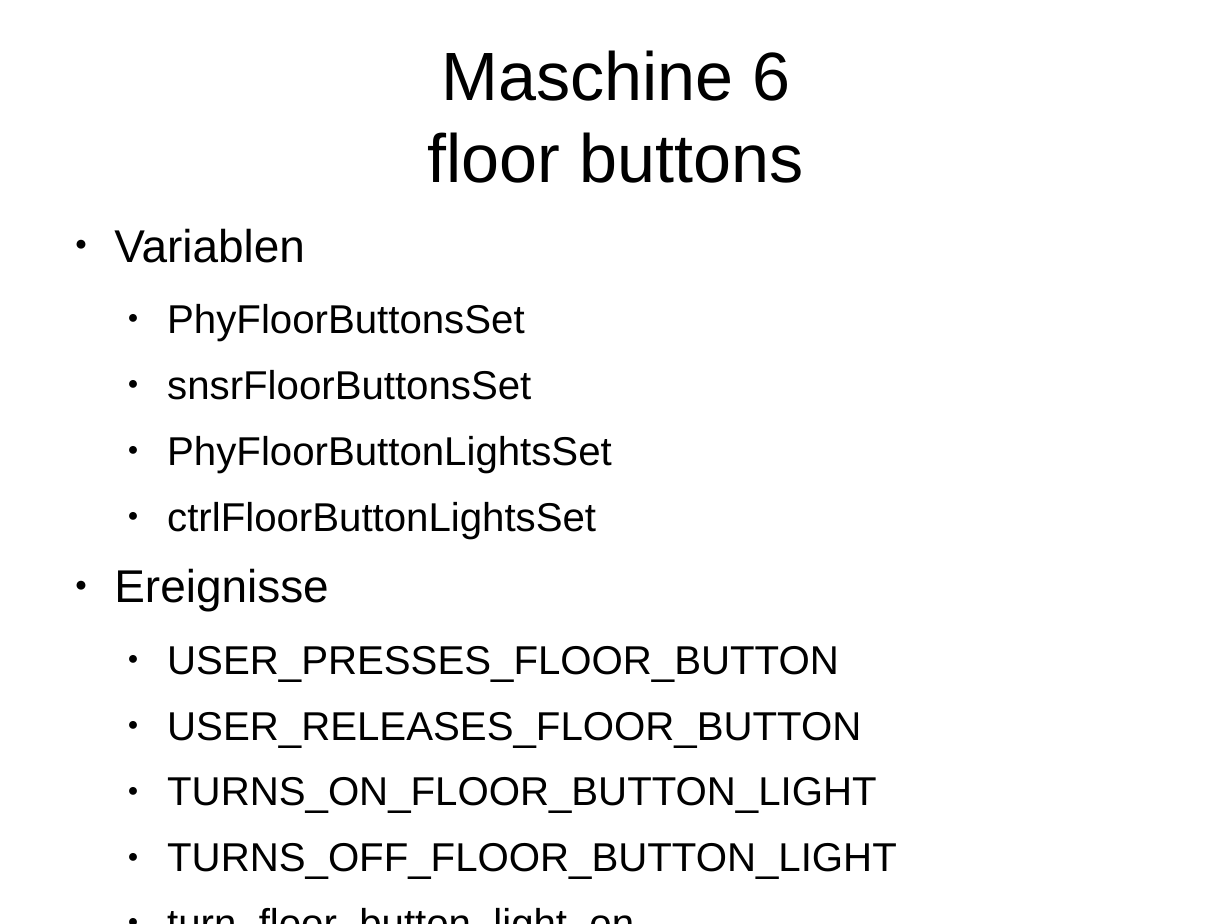
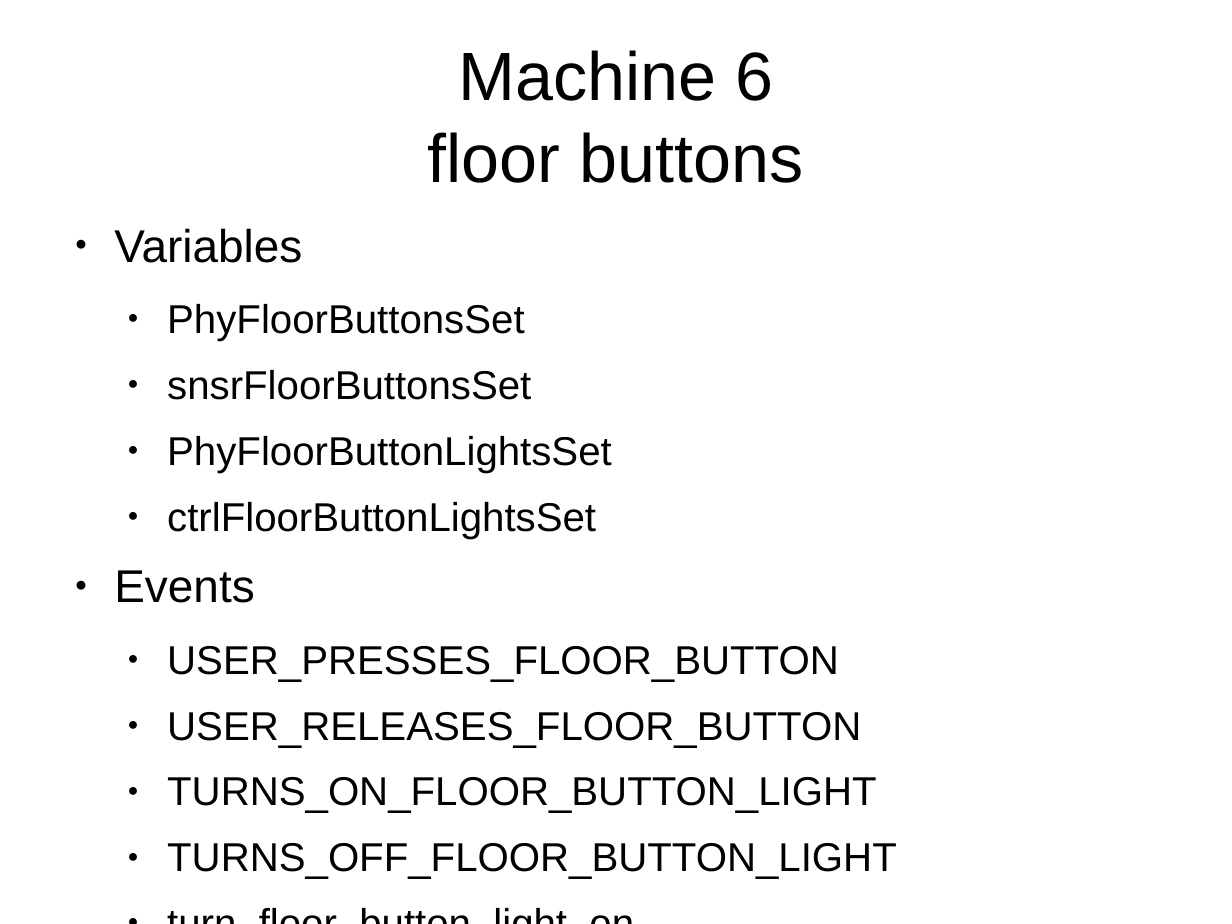
Before and after one commit to copton/ProvenLift, a slide deck: slide 9 of presentation/provenlift.odp. Drawn at 1232x924 pixels with LibreOffice and Linux fonts; fonts in the diff are those of the drawing. Boxes give left, top, right and bottom in pixels: in the first picture for what was removed or moved away, otherwise in the second. Text is boxed around its words. In the diff, an @@ line names an element or a change of style, - is before the commit and + after.

```diff
--- a/presentation/provenlift.odp
+++ b/presentation/provenlift.odp
@@ title at [428,50,803,183]: text changed @@
-Maschine 6
-floor buttons
+Machine 6
+floor buttons
@@ text at [114,228,302,263]: text changed @@
-● Variablen
+● Variables
@@ text at [114,570,254,603]: text changed @@
-● Ereignisse
+● Events
```
Also in this commit, not shown: 11 other slides changed, 6 slides added, 6 slides removed.
